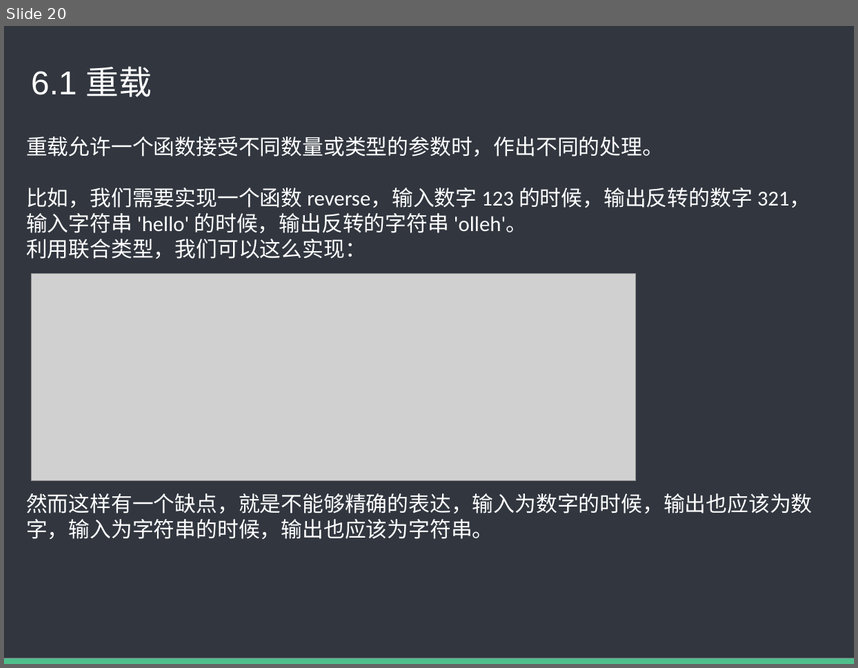
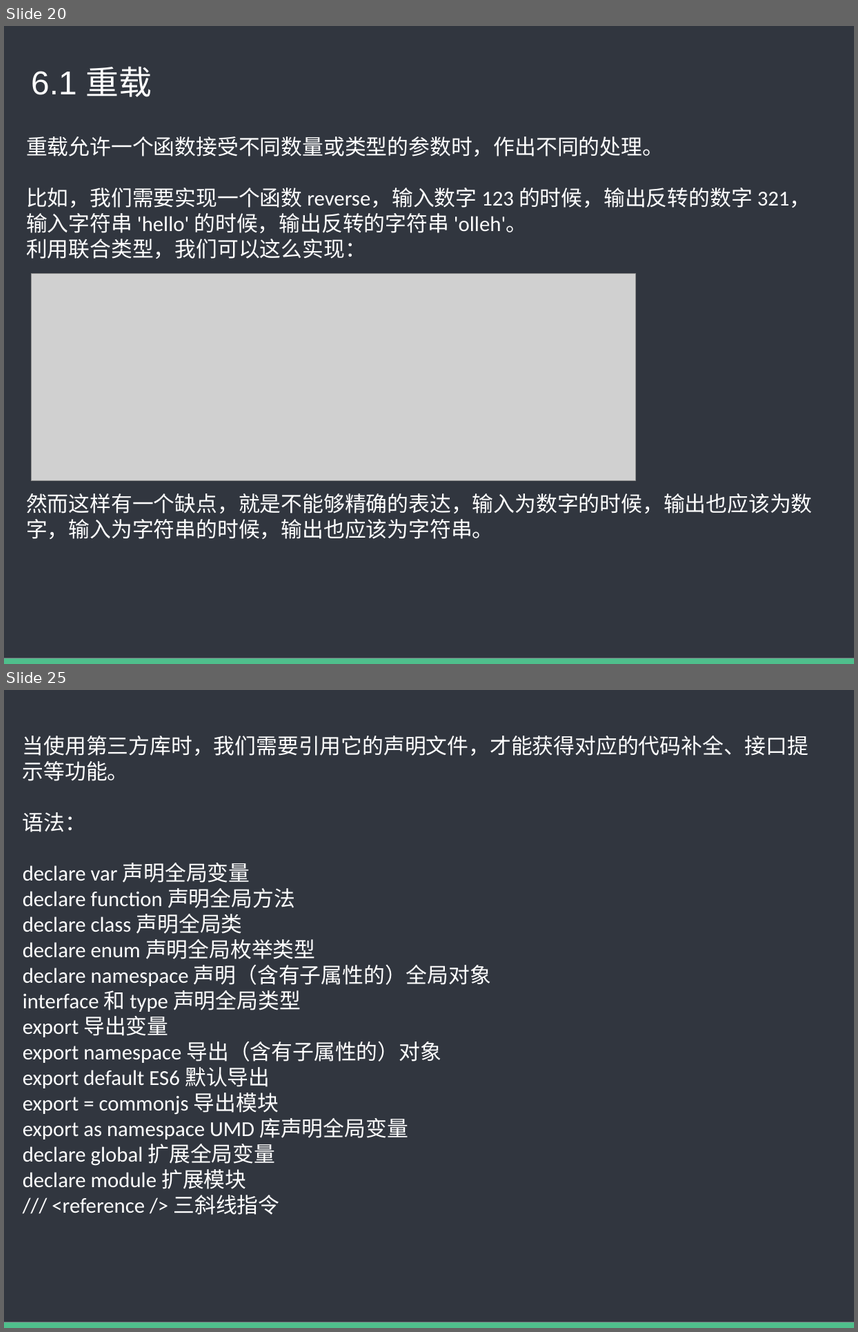
Before and after one commit to baixiaoyu2997/typescript-share, a slide deck: TS内部分享.pptx. Shown one above the other, each under a label of ours: slide 20 before the commit, slides 20 and 25 after it; the slides between them are not shown. The pictures are 858x668 and 858x1332 pixels, drawn with LibreOffice and Linux fonts; fonts in the diff are those of the drawing; grey boxes stand for pictures. Boxes give left, top, right and bottom in pixels: in the first picture for what was removed or moved away, otherwise in the second. Text is boxed around its words. In the diff, an @@ line names an element or a change of style, - is before the commit and + after.

```diff
--- a/TS内部分享.pptx
+++ b/TS内部分享.pptx
@@ slide 25 added at box(4, 690, 854, 1328), background #FFFFFF; not listed: 2 template elements that a slide beside it also shows @@
@@ text added at box(23, 736, 809, 1214), 18 pt, text #FFFFFF @@
+当使用第三方库时，我们需要引用它的声明文件，才能获得对应的代码补全、接口提示等功能。
+语法：
+declare var 声明全局变量
+declare function 声明全局方法
+declare class 声明全局类
+declare enum 声明全局枚举类型
+declare namespace 声明（含有子属性的）全局对象
+interface 和 type 声明全局类型
+export 导出变量
+export namespace 导出（含有子属性的）对象
+export default ES6 默认导出
+export = commonjs 导出模块
+export as namespace UMD 库声明全局变量
+declare global 扩展全局变量
+declare module 扩展模块
+/// <reference /> 三斜线指令
```
Also in this commit, not shown: 5 slides changed, 6 other slides added, 18 slides removed, 2 other files.
